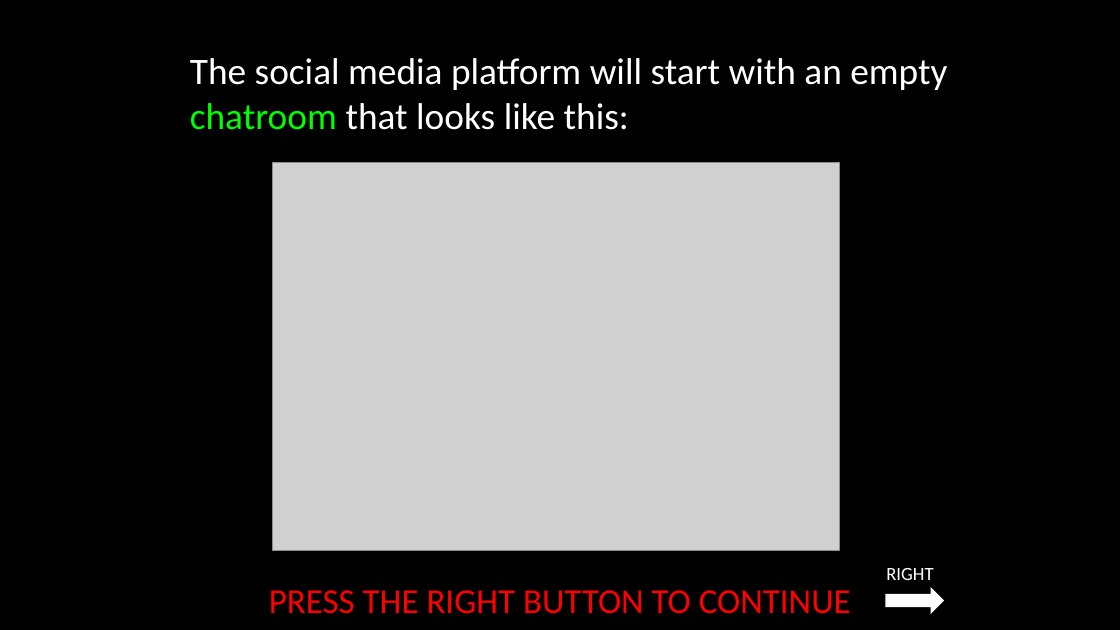
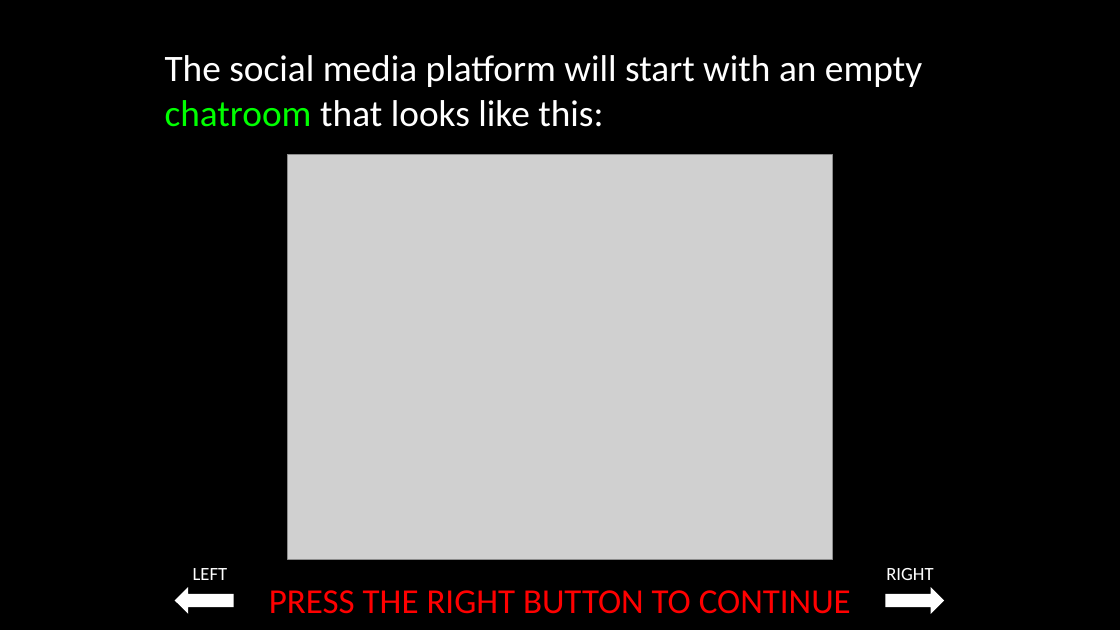
Before and after one commit to laureate-institute-for-brain-research/StimToolOnline, a slide deck: slide 3 of public/js/tasks/social_media/media/Social_media_task_instructions_06_29_2022.pptx. Drawn at 1120x630 pixels with LibreOffice and Linux fonts; fonts in the diff are those of the drawing; grey boxes stand for pictures. Boxes give left, top, right and bottom in pixels: in the first picture for what was removed or moved away, otherwise in the second. Text is boxed around its words. In the diff, an @@ line names an element or a change of style, - is before the commit and + after.

```diff
--- a/public/js/tasks/social_media/media/Social_media_task_instructions_06_29_2022.pptx
+++ b/public/js/tasks/social_media/media/Social_media_task_instructions_06_29_2022.pptx
@@ text "The social media platform will ...": place and size @@
-text "The social media platform will ..." at (190, 58, 947, 130)
+text "The social media platform will ..." at (165, 55, 922, 127)
@@ picture: place and size @@
-picture at (272, 163, 840, 551)
+picture at (287, 155, 833, 560)
@@ text added at (193, 568, 228, 580), 16 pt, text #FFFFFF @@
+LEFT
@@ right arrow added at (175, 587, 234, 614), fill #FFFFFF @@
```
Also in this commit, not shown: 27 other slides changed, 1 slide added, 4 other files.
